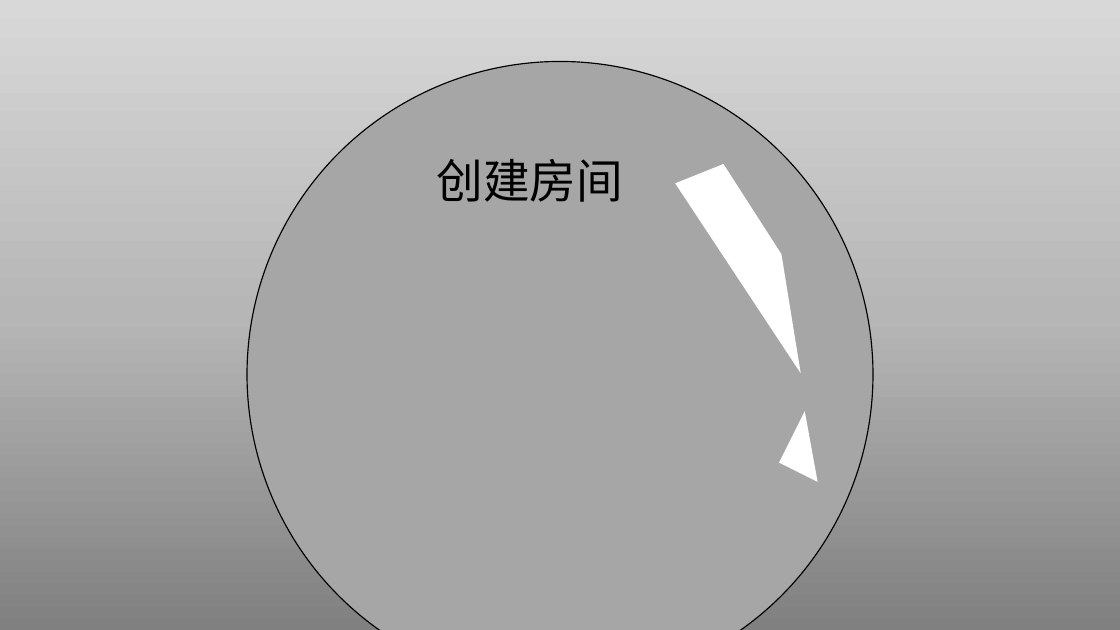
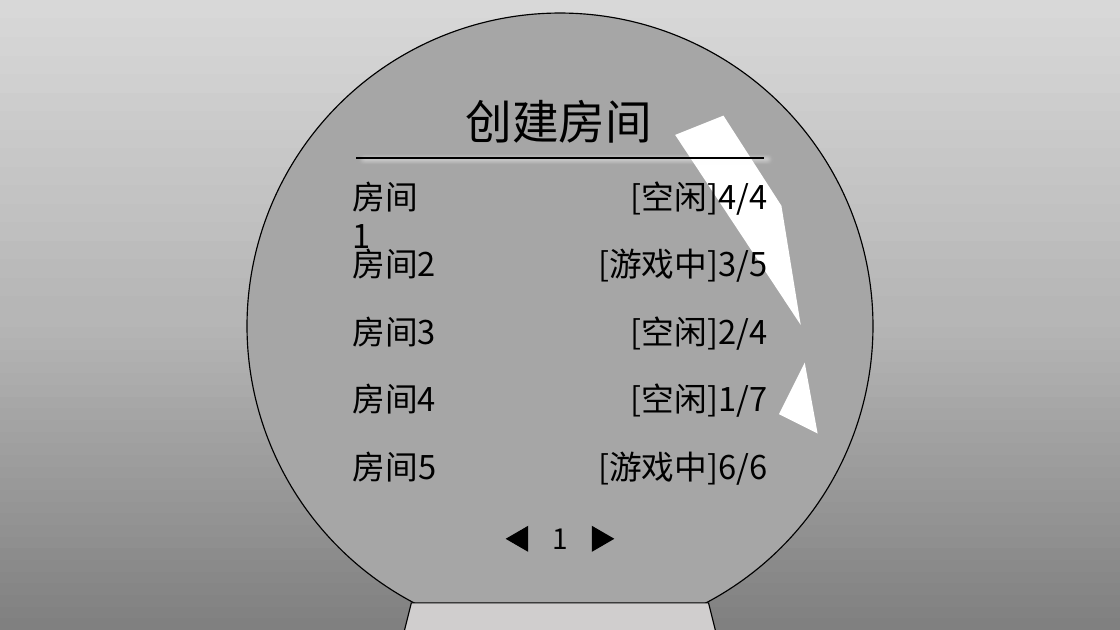
Before and after one commit to Cynthia7979/The-Prophesy-War, a slide deck: slide 2 of Board_Display.pptx (slide 4 before the commit). Drawn at 1120x630 pixels with LibreOffice and Linux fonts; fonts in the diff are those of the drawing. Boxes give left, top, right and bottom in pixels: in the first picture for what was removed or moved away, otherwise in the second. Text is boxed around its words. In the diff, an @@ line names an element or a change of style, - is before the commit and + after.

```diff
--- a/Board_Display.pptx
+++ b/Board_Display.pptx
@@ text "创建房间": place and size @@
-text "创建房间" at bbox=[436, 159, 623, 202]
+text "创建房间" at bbox=[466, 100, 653, 143]
@@ line added from (356, 158) to (764, 158), #000000 1.5 pt @@
@@ text added at bbox=[631, 175, 767, 217], 28 pt, text #000000 @@
+[空闲]4/4
@@ text added at bbox=[353, 181, 418, 256], 28 pt, text #000000 @@
+房间1
@@ text added at bbox=[353, 243, 436, 279], 28 pt, text #000000 @@
+房间2
@@ text added at bbox=[598, 243, 767, 282], 28 pt, text #000000 @@
+[游戏中]3/5
@@ text added at bbox=[353, 316, 436, 347], 28 pt, text #000000 @@
+房间3
@@ text added at bbox=[631, 316, 767, 350], 28 pt, text #000000 @@
+[空闲]2/4
@@ text added at bbox=[353, 383, 436, 414], 28 pt, text #000000 @@
+房间4
@@ text added at bbox=[631, 383, 767, 417], 28 pt, text #000000 @@
+[空闲]1/7
@@ 2 freeform shapes, 1 ellipse: place and size @@
-2 freeform shapes, 1 ellipse at bbox=[247, 61, 873, 630]
+2 freeform shapes, 1 ellipse at bbox=[247, 13, 873, 630]
@@ text added at bbox=[353, 451, 436, 482], 28 pt, text #000000 @@
+房间5
@@ text added at bbox=[598, 451, 767, 485], 28 pt, text #000000 @@
+[游戏中]6/6
@@ triangle added at bbox=[507, 527, 528, 551], fill #000000, outline #000000 1 pt @@
@@ text added at bbox=[552, 528, 568, 549], 24 pt, text #000000 @@
+1
@@ triangle added at bbox=[592, 527, 613, 551], fill #000000, outline #000000 1 pt @@
@@ trapezoid added at bbox=[382, 603, 739, 630], fill #D0CECE, outline #000000 1 pt @@
```
Also in this commit, not shown: 2 other slides changed, 2 slides added.
